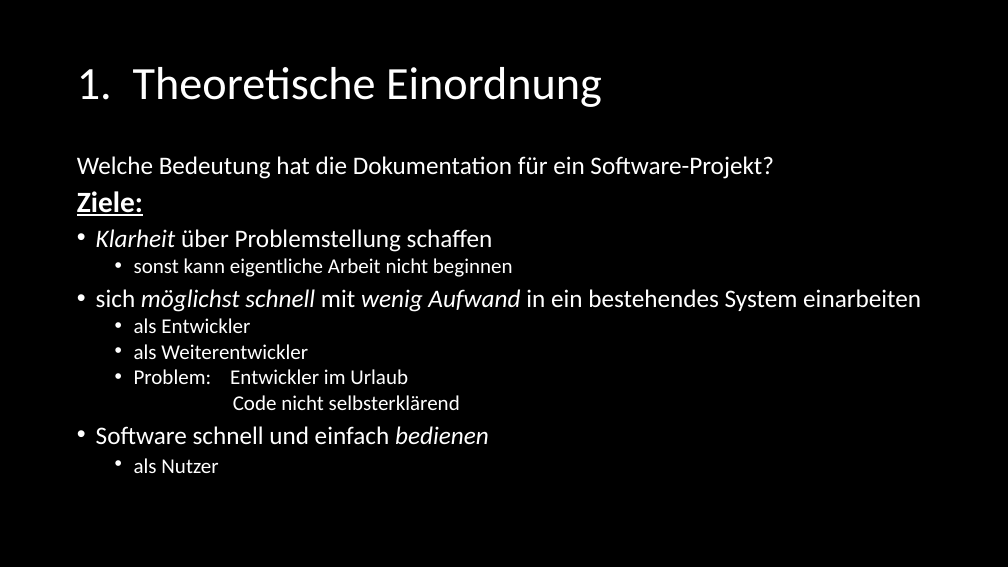
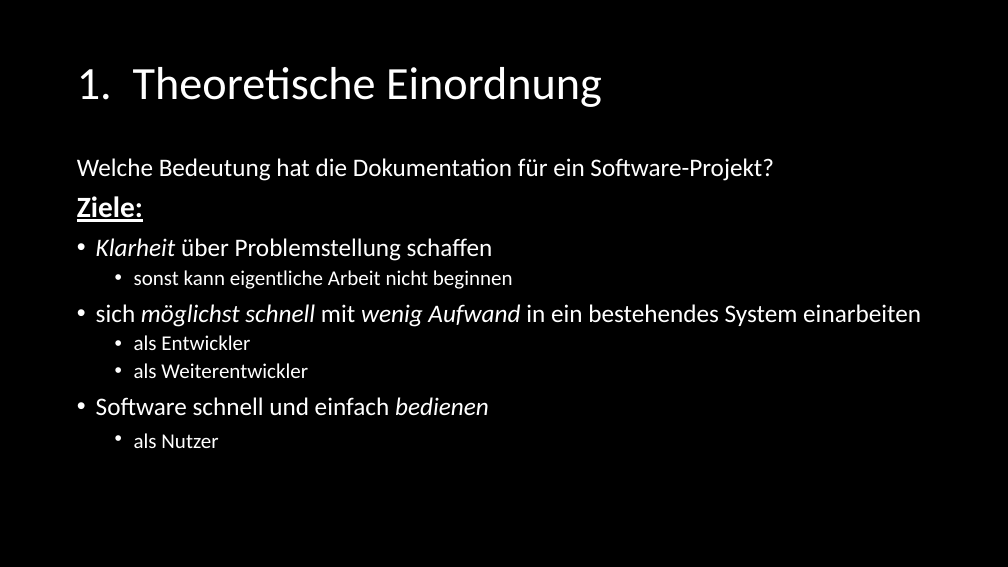
Before and after one commit to SE-Beleggruppe/Beleg_Planung, a slide deck: slide 4 of Präsentation/Felix - Dokumentation/SE_Dokumentation.pptx. Drawn at 1008x567 pixels with LibreOffice and Linux fonts; fonts in the diff are those of the drawing. Boxes give left, top, right and bottom in pixels: in the first picture for what was removed or moved away, otherwise in the second. Text is boxed around its words. In the diff, an @@ line names an element or a change of style, - is before the commit and + after.

Commit message:
Präsentation Dokumentation

```diff
--- a/Präsentation/Felix - Dokumentation/SE_Dokumentation.pptx
+++ b/Präsentation/Felix - Dokumentation/SE_Dokumentation.pptx
@@ text "Welche Bedeutung hat die Dokumentation ..." at bbox=[77, 158, 921, 448]: line spacing 0.8 to 0.9 @@
@@ text at bbox=[134, 369, 460, 410]: paragraphs removed @@
-  • Problem: Entwickler im Urlaub
-  Code nicht selbsterklärend
```
Also in this commit, not shown: 16 other slides changed, 2 slides added, 4 slides removed, 3 other files.
